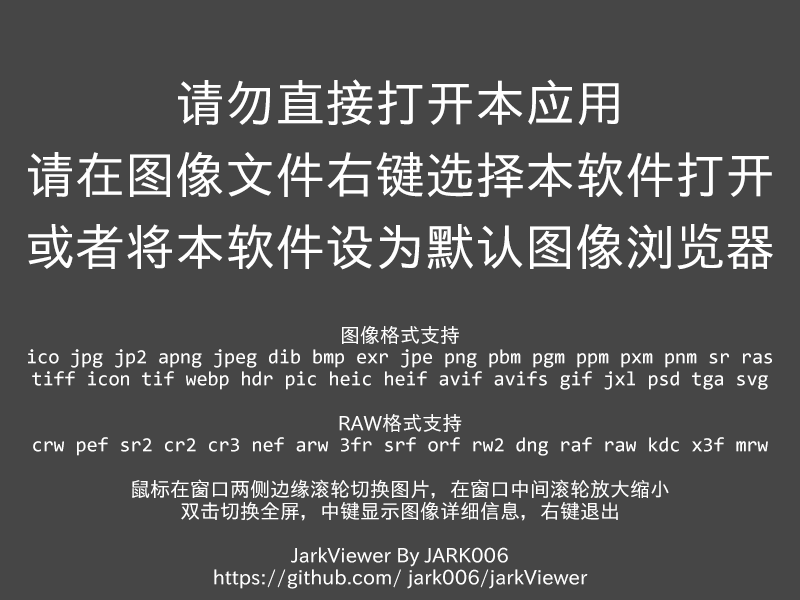
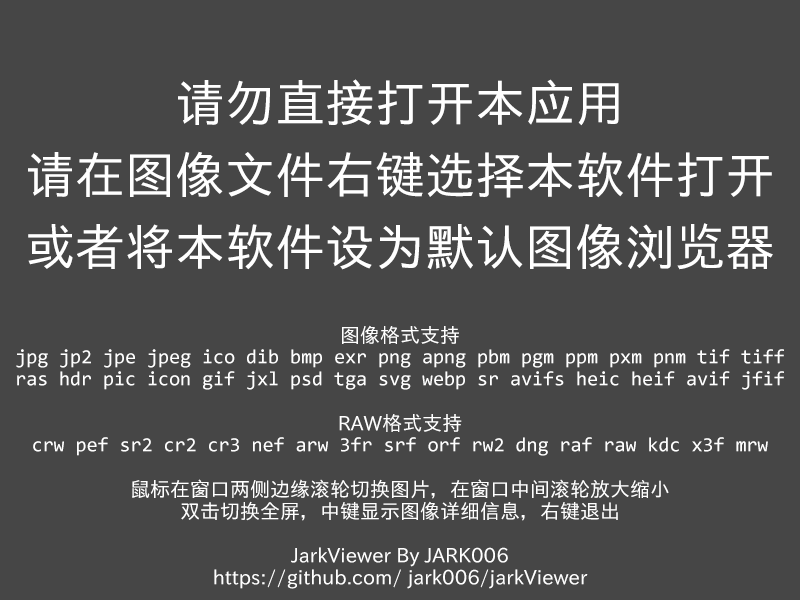
Before/after of a 800 × 600 layered artwork. What changed in the layer stack:
renamed "图像格式支持 ico jpg jp2 apng jpeg dib bmp exr jpe png pbm pgm ppm px" to "图像格式支持 jpg jp2 jpe jpeg ico dib bmp exr png apng pbm pgm ppm px", painted on it over [16,349,784,390]
